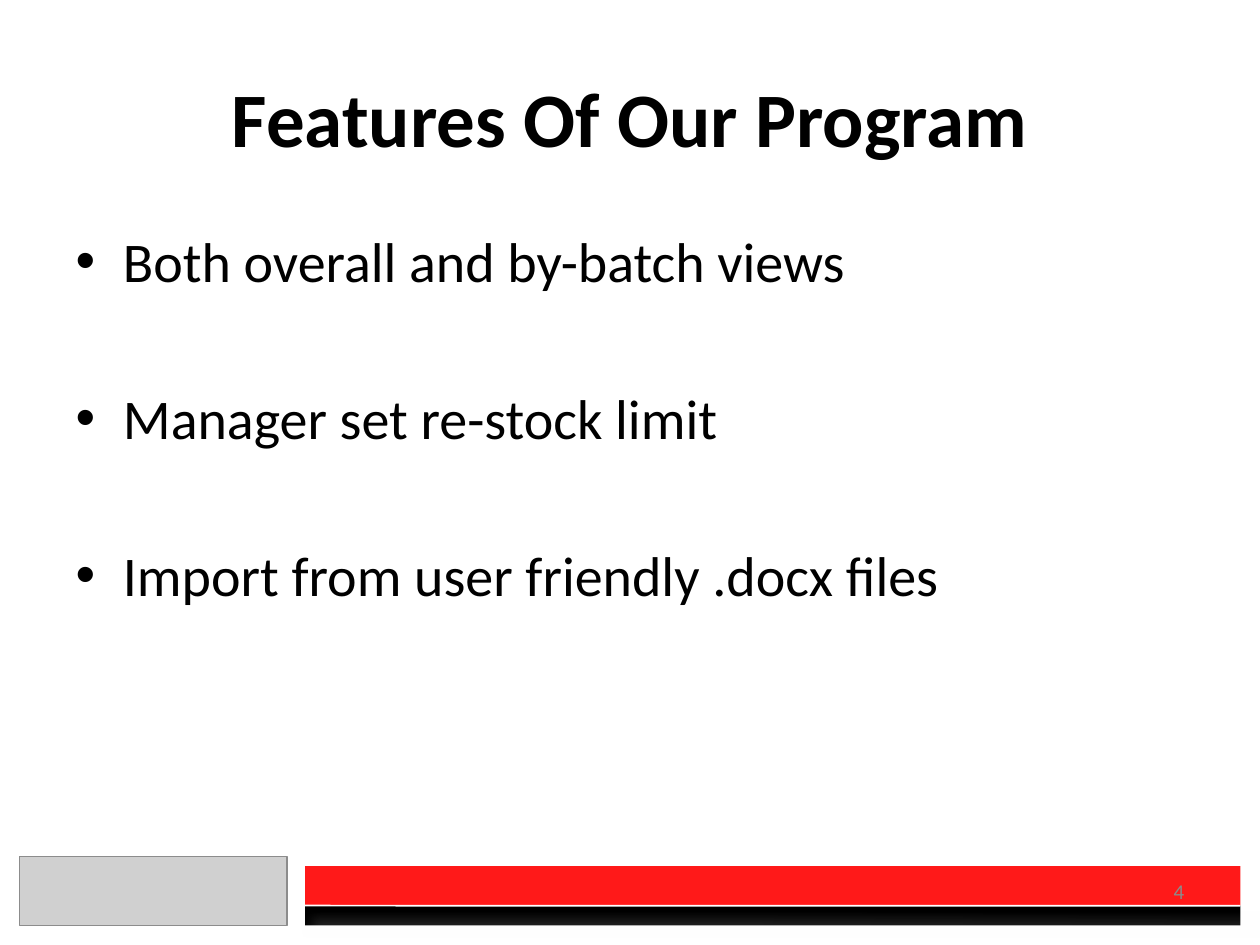
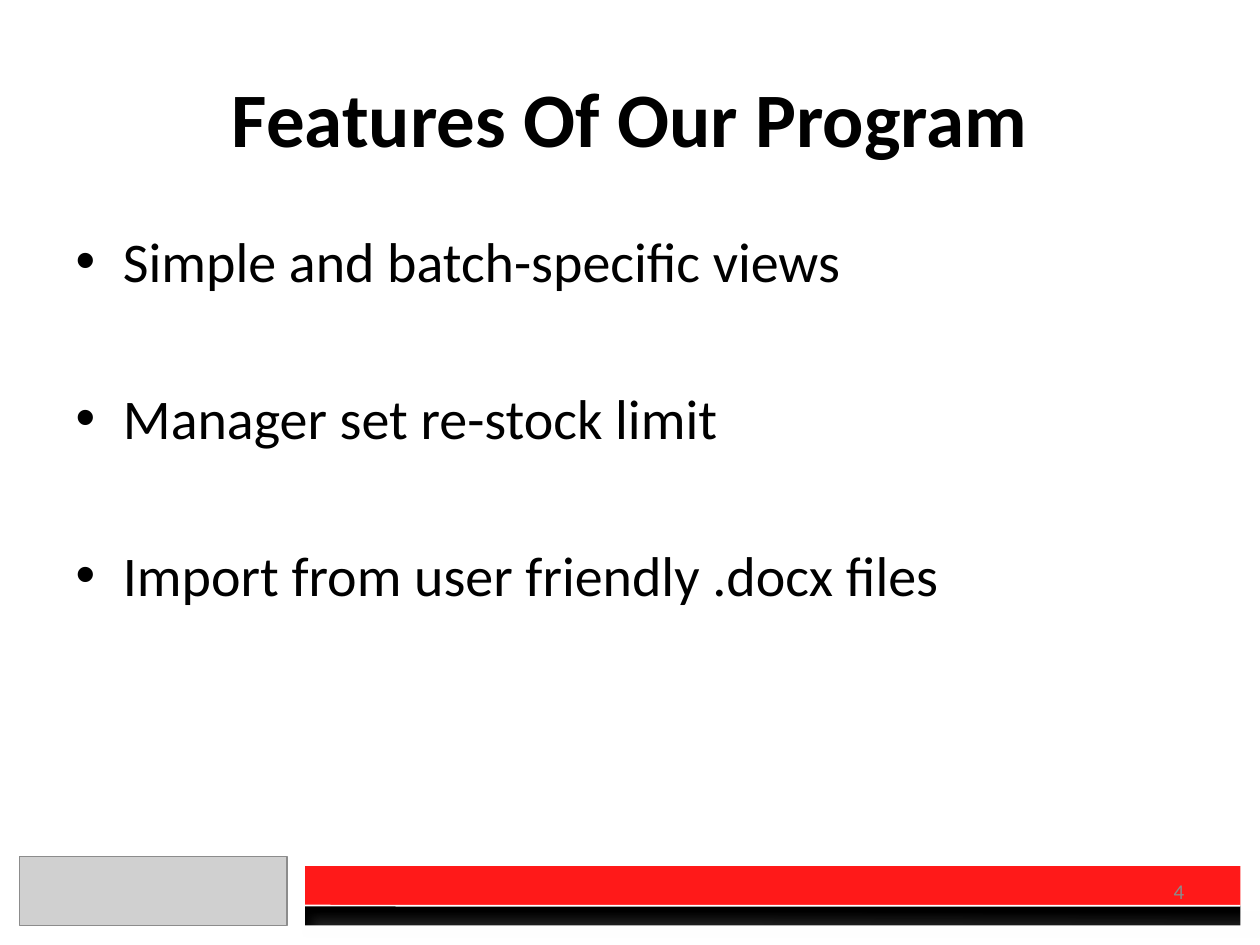
Before and after one commit to charberg/CEC2016, a slide deck: slide 4 of Presentation.pptx. Drawn at 1260x945 pixels with LibreOffice and Linux fonts; fonts in the diff are those of the drawing; grey boxes stand for pictures. Boxes give left, top, right and bottom in pixels: in the first picture for what was removed or moved away, otherwise in the second. Text is boxed around its words. In the diff, an @@ line names an element or a change of style, - is before the commit and + after.

Commit message:
Presentation stuff, fixed typo

```diff
--- a/Presentation.pptx
+++ b/Presentation.pptx
@@ text at (123, 243, 840, 291): text changed @@
-• Both overall and by-batch views
+• Simple and batch-specific views
```
Also in this commit, not shown: 4 other slides changed, 1 other file.
